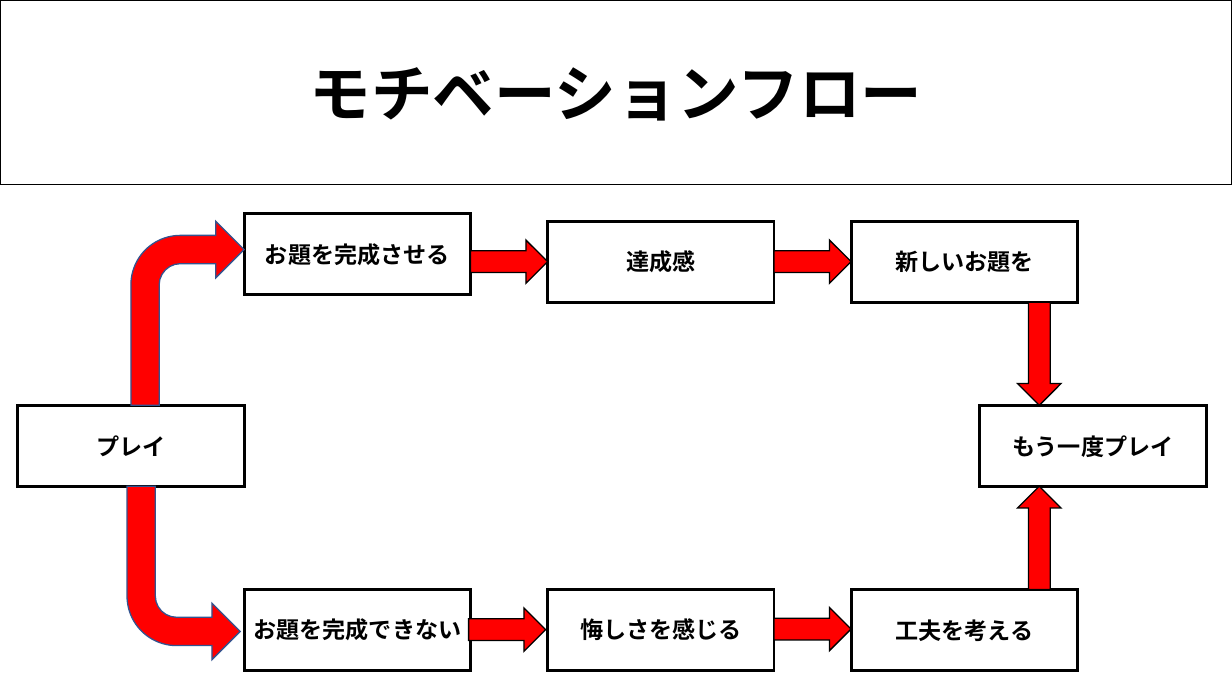
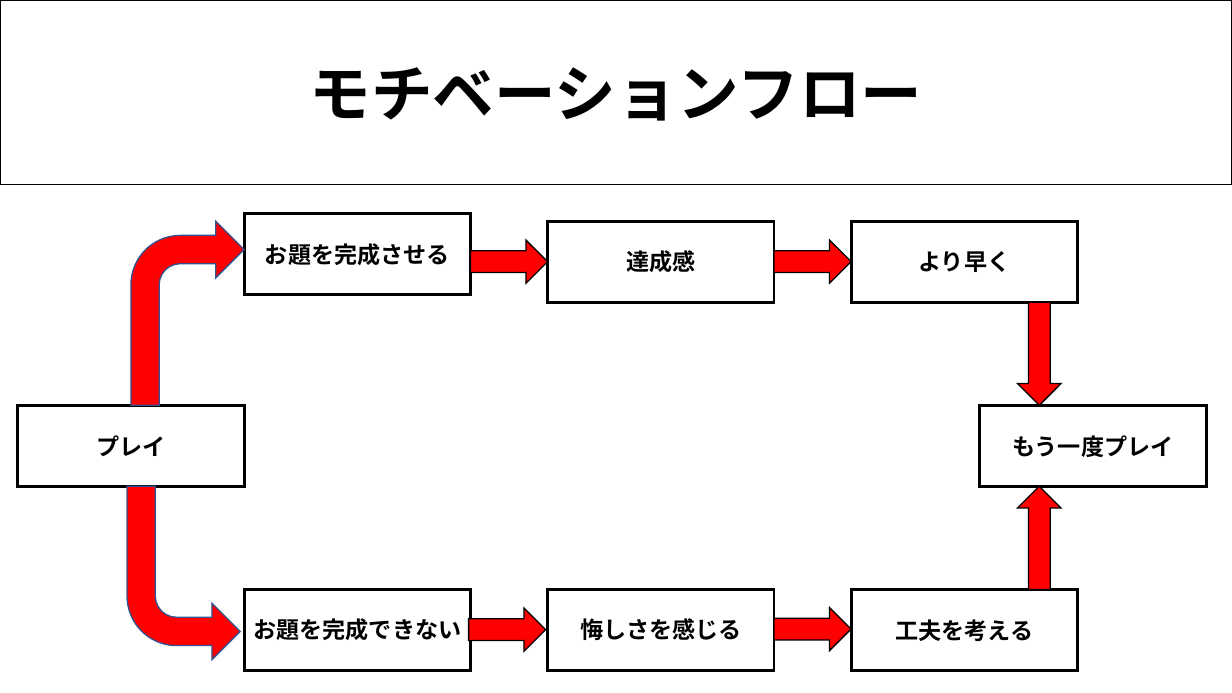
Before and after one commit to 2025Game/12Yamamoto, a slide deck: slide 12 of 3DLV3/Plam/雨粒を使って描く.pptx (slide 10 before the commit). Drawn at 1232x693 pixels with LibreOffice and Linux fonts; fonts in the diff are those of the drawing. Boxes give left, top, right and bottom in pixels: in the first picture for what was removed or moved away, otherwise in the second. Text is boxed around its words. In the diff, an @@ line names an element or a change of style, - is before the commit and + after.

```diff
--- a/3DLV3/Plam/雨粒を使って描く.pptx
+++ b/3DLV3/Plam/雨粒を使って描く.pptx
@@ text in rectangle at (918, 251, 1010, 272): text changed @@
-新しいお題を
+より早く
```
Also in this commit, not shown: 10 other slides changed, 3 slides added, 1 slide removed, 11 other files.
